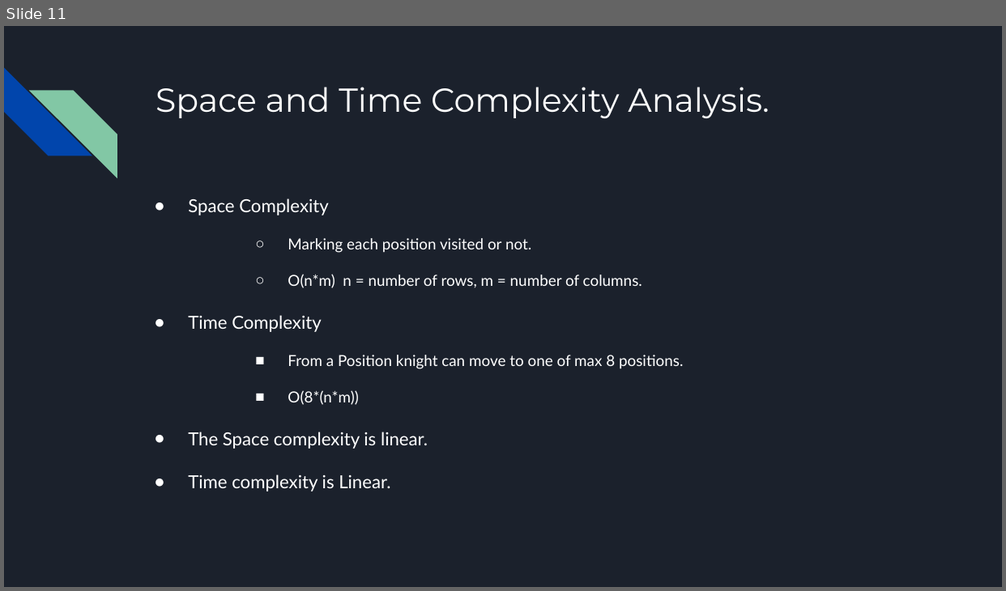
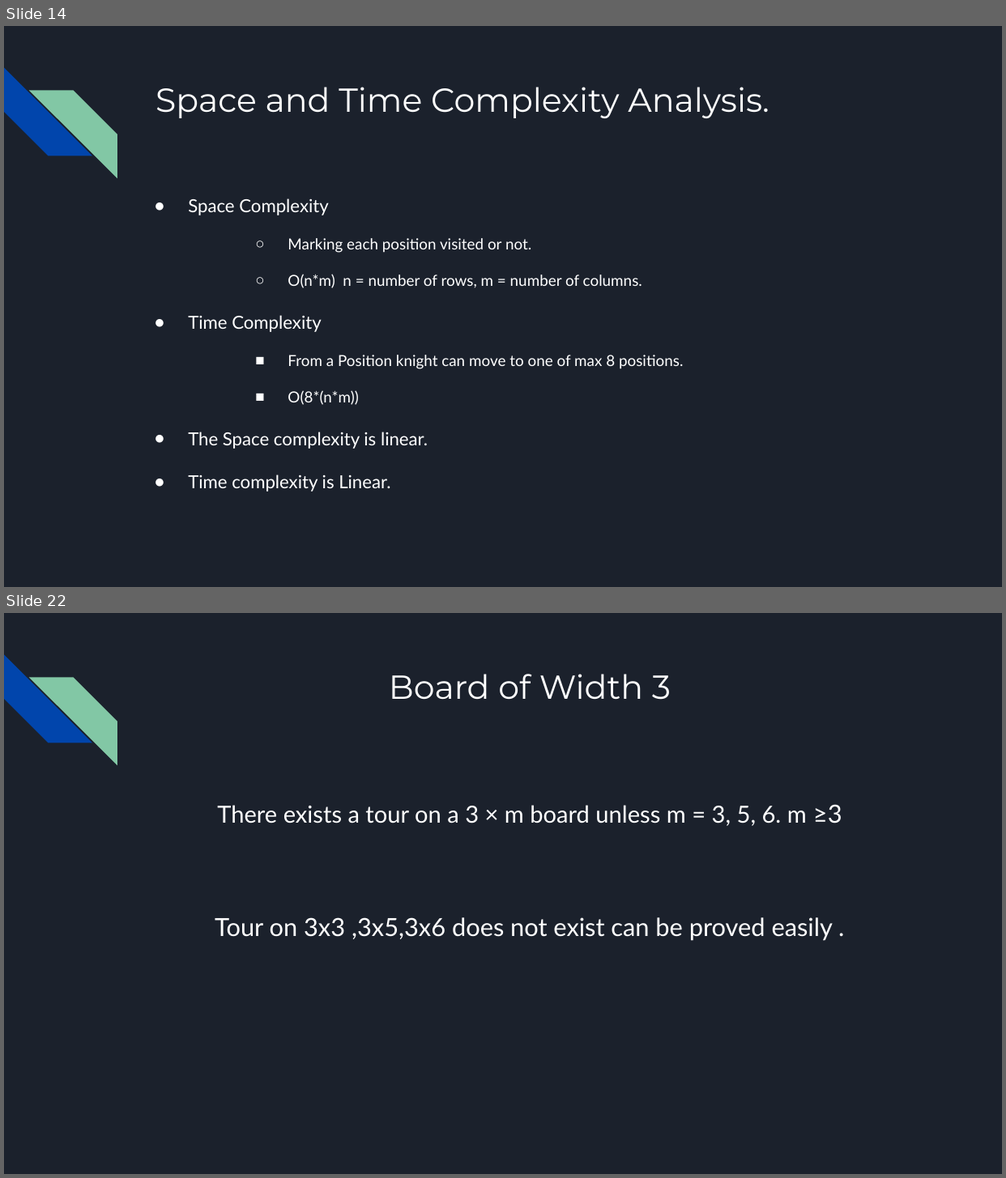
Before and after one commit to chaitanya0906/knight_tour, a slide deck: Knight's Tour.pptx. Shown one above the other, each under a label of ours: slide 11 before the commit, slides 14 and 22 after it; the slides between them are not shown. The pictures are 1006x591 and 1006x1178 pixels, drawn with LibreOffice and Linux fonts; fonts in the diff are those of the drawing. Boxes give left, top, right and bottom in pixels: in the first picture for what was removed or moved away, otherwise in the second. Text is boxed around its words. In the diff, an @@ line names an element or a change of style, - is before the commit and + after.

```diff
--- a/Knight's Tour.pptx
+++ b/Knight's Tour.pptx
@@ slide 22 added at (4, 613, 1002, 1174), background #1B212C; not listed: 2 template elements that a slide beside it also shows @@
@@ title added at (389, 674, 671, 700), 24 pt, text #FFFFFF @@
+Board of Width 3
@@ text added at (215, 804, 842, 941), 18 pt, text #FFFFFF @@
+There exists a tour on a 3 × m board unless m = 3, 5, 6. m ≥3
+Tour on 3x3 ,3x5,3x6 does not exist can be proved easily .
@@ what was slide 11 is now slide 14 @@
```
Also in this commit, not shown: 2 slides changed, 17 other slides added, 2 slides removed, 2 other files.
